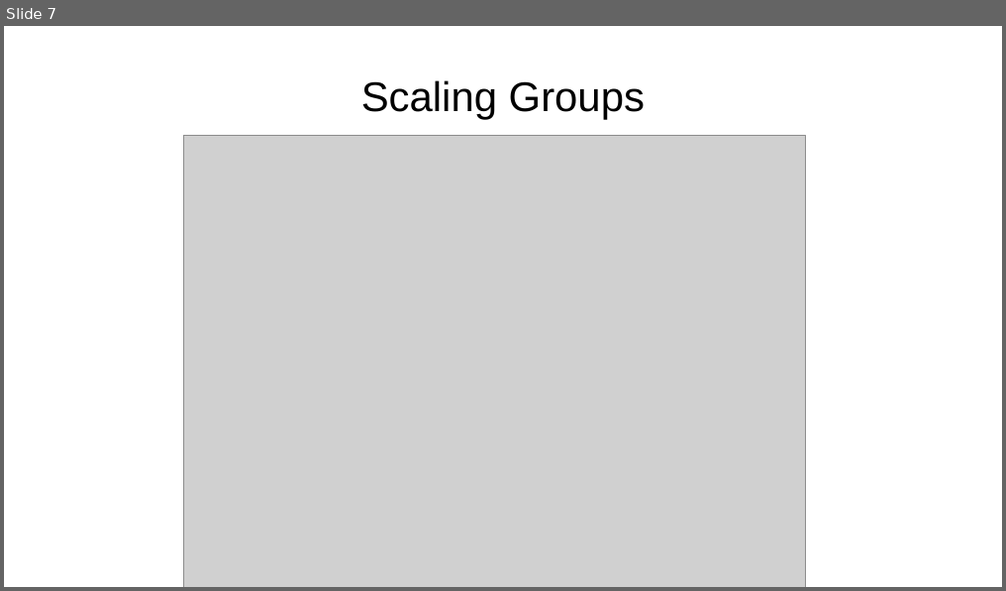
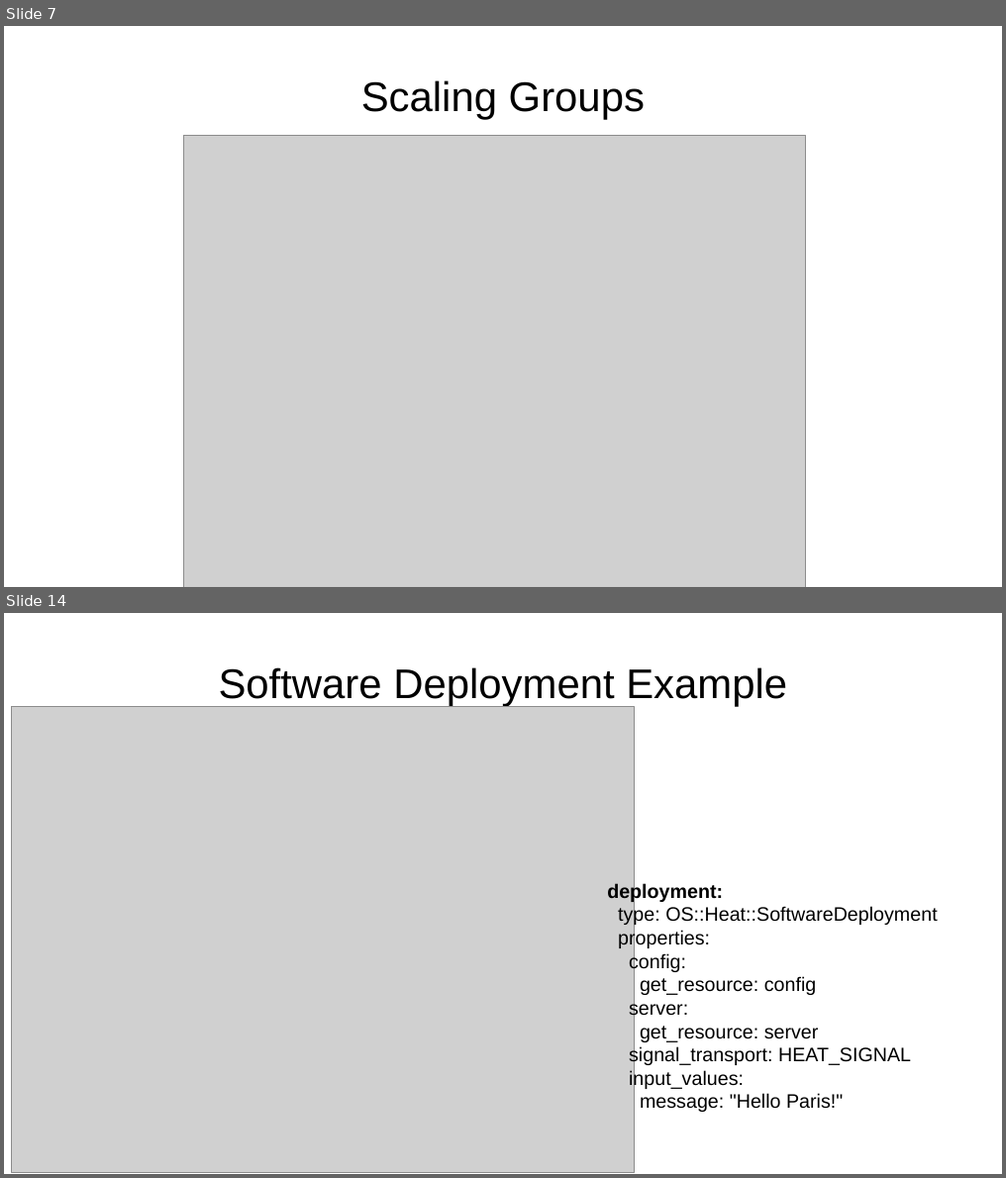
Before and after one commit to zaneb/presentations, a slide deck: Heat_Beyond_Basics.odp. Shown one above the other, each under a label of ours: slide 7 before the commit, slides 7 and 14 after it; the slides between them are not shown. The pictures are 1006x591 and 1006x1178 pixels, drawn with LibreOffice and Linux fonts; fonts in the diff are those of the drawing; grey boxes stand for pictures; background and template pictures are left out. Boxes give left, top, right and bottom in pixels: in the first picture for what was removed or moved away, otherwise in the second. Text is boxed around its words. In the diff, an @@ line names an element or a change of style, - is before the commit and + after.

Commit message:
Update slides with examples
Added slides to accompany the demo section of the talk,
and an associated diagram.

```diff
--- a/Heat_Beyond_Basics.odp
+++ b/Heat_Beyond_Basics.odp
@@ slide 14 added at (4,613,1002,1174), background picture (left out) @@
@@ title added at (219,667,787,707), 38.3 pt, text #000000 @@
+Software Deployment Example
@@ picture added at (12,706,634,1172) @@
@@ text added at (607,882,937,1112), 18 pt, text #000000 @@
+deployment:
+type: OS::Heat::SoftwareDeployment
+properties:
+config:
+get_resource: config
+server:
+get_resource: server
+signal_transport: HEAT_SIGNAL
+input_values:
+message: "Hello Paris!"
```
Also in this commit, not shown: 1 slide changed, 6 other slides added, 1 other file.
